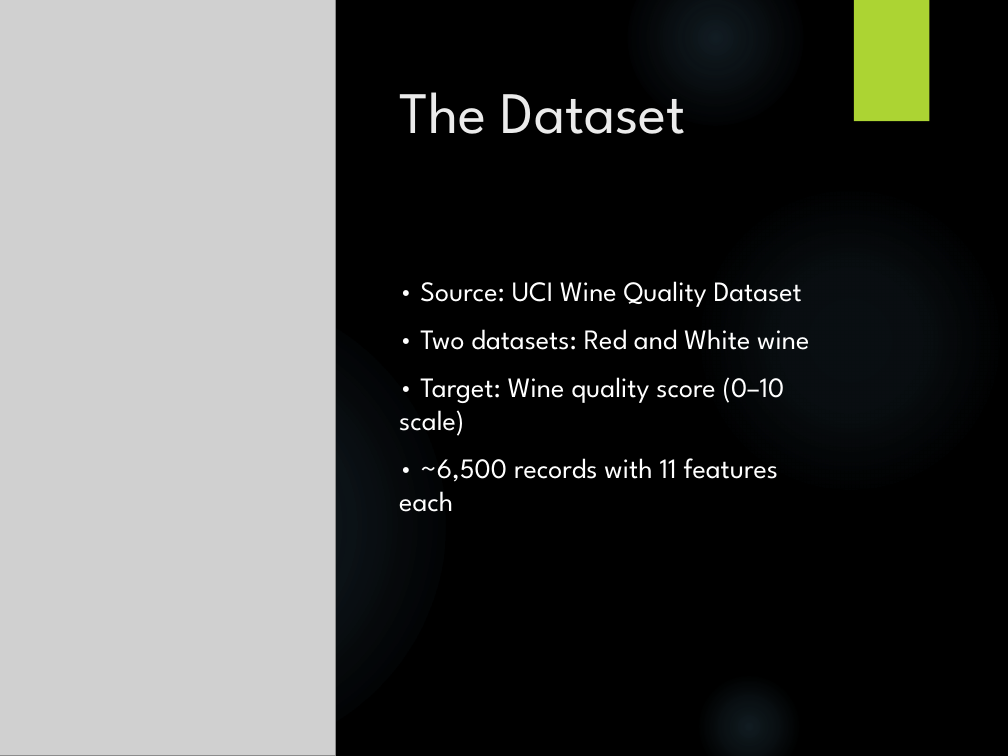
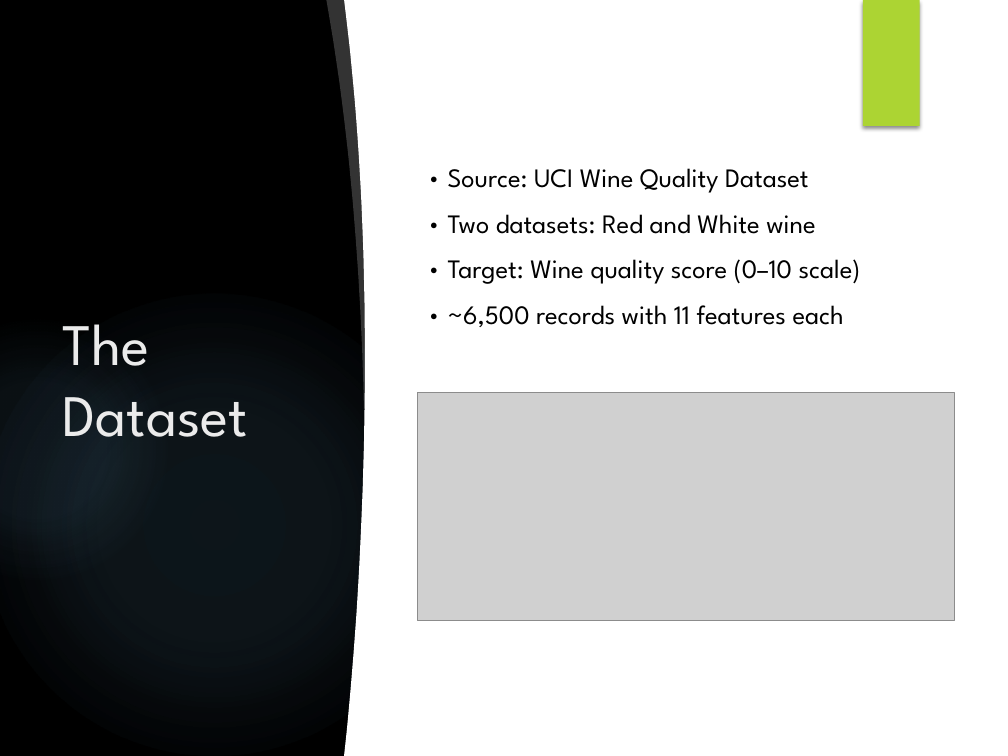
Before and after one commit to Samiafazal/springboard, a slide deck: slide 3 of wine+quality/Wine_Quality_Presentation.pptx. Drawn at 1008x756 pixels with LibreOffice and Linux fonts; fonts in the diff are those of the drawing; grey boxes stand for pictures; background and template pictures are left out. Boxes give left, top, right and bottom in pixels: in the first picture for what was removed or moved away, otherwise in the second. Text is boxed around its words. In the diff, an @@ line names an element or a change of style, - is before the commit and + after.

Commit message:
change

```diff
--- a/wine+quality/Wine_Quality_Presentation.pptx
+++ b/wine+quality/Wine_Quality_Presentation.pptx
@@ picture removed at bbox=[0, 0, 336, 756] @@
@@ text added at bbox=[0, 0, 1008, 625], 18 pt, text #FFFFFF @@
+Top 10 Important Features (Random Forest)
@@ freeform shape added at bbox=[327, 0, 373, 409], fill #FFFFFF at 20% opacity @@
@@ freeform shape added at bbox=[344, 0, 455, 756], fill #FFFFFF @@
@@ rectangle added at bbox=[384, 0, 1008, 756], fill #FFFFFF @@
@@ rectangle added at bbox=[863, 0, 919, 126], fill #ACD433 @@
@@ title "The Dataset": place and size @@
-title "The Dataset" at bbox=[399, 92, 686, 134]
+title "The Dataset" at bbox=[63, 324, 248, 437]
@@ title "The Dataset" at bbox=[63, 324, 248, 437]: vertical alignment top to middle @@
@@ text "• Source: UCI Wine Quality ...": place and size @@
-text "• Source: UCI Wine Quality ..." at bbox=[399, 281, 809, 512]
+text "• Source: UCI Wine Quality ..." at bbox=[448, 168, 861, 327]
@@ text "• Source: UCI Wine Quality ..." at bbox=[448, 168, 861, 327]: size 20 to 19 pt, text colour #FFFFFF to #000000 @@
@@ ellipse removed at bbox=[695, 184, 1005, 495] @@
@@ picture added at bbox=[417, 393, 955, 621] @@
```
Also in this commit, not shown: 5 slides added, 2 slides removed.
